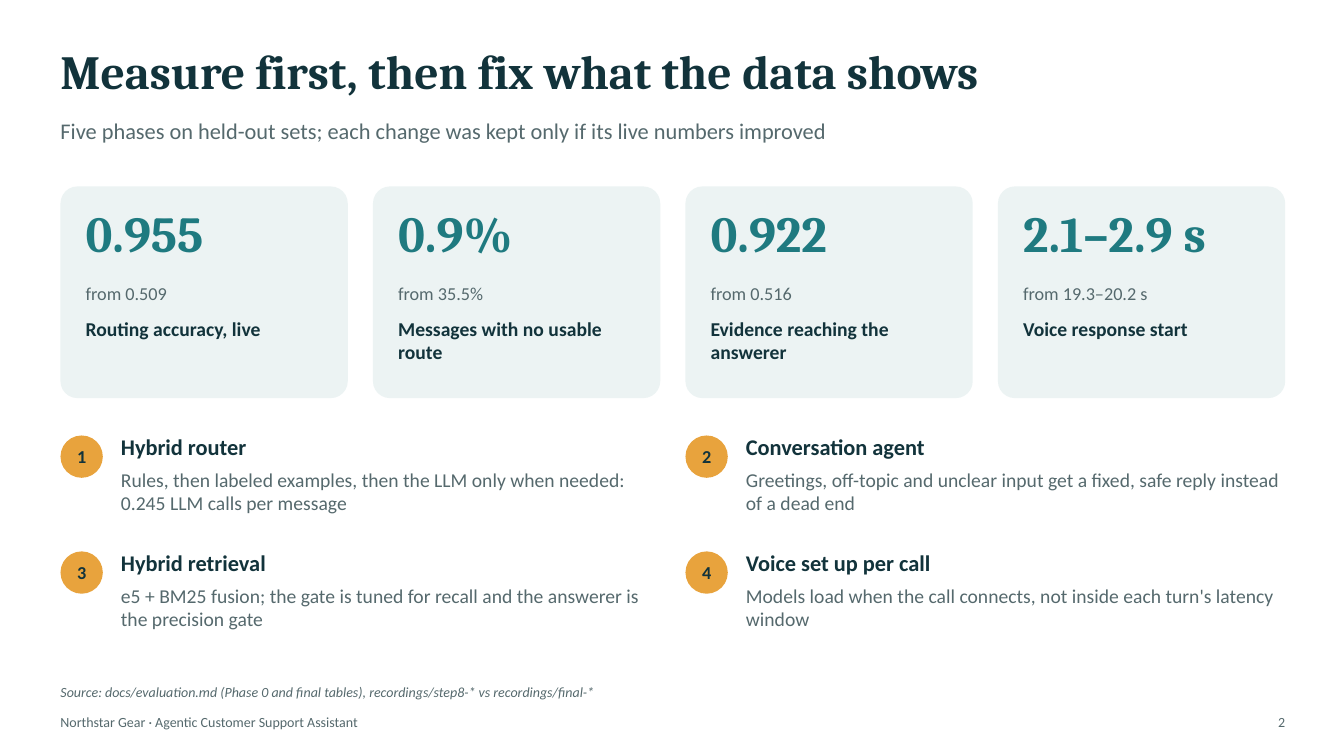
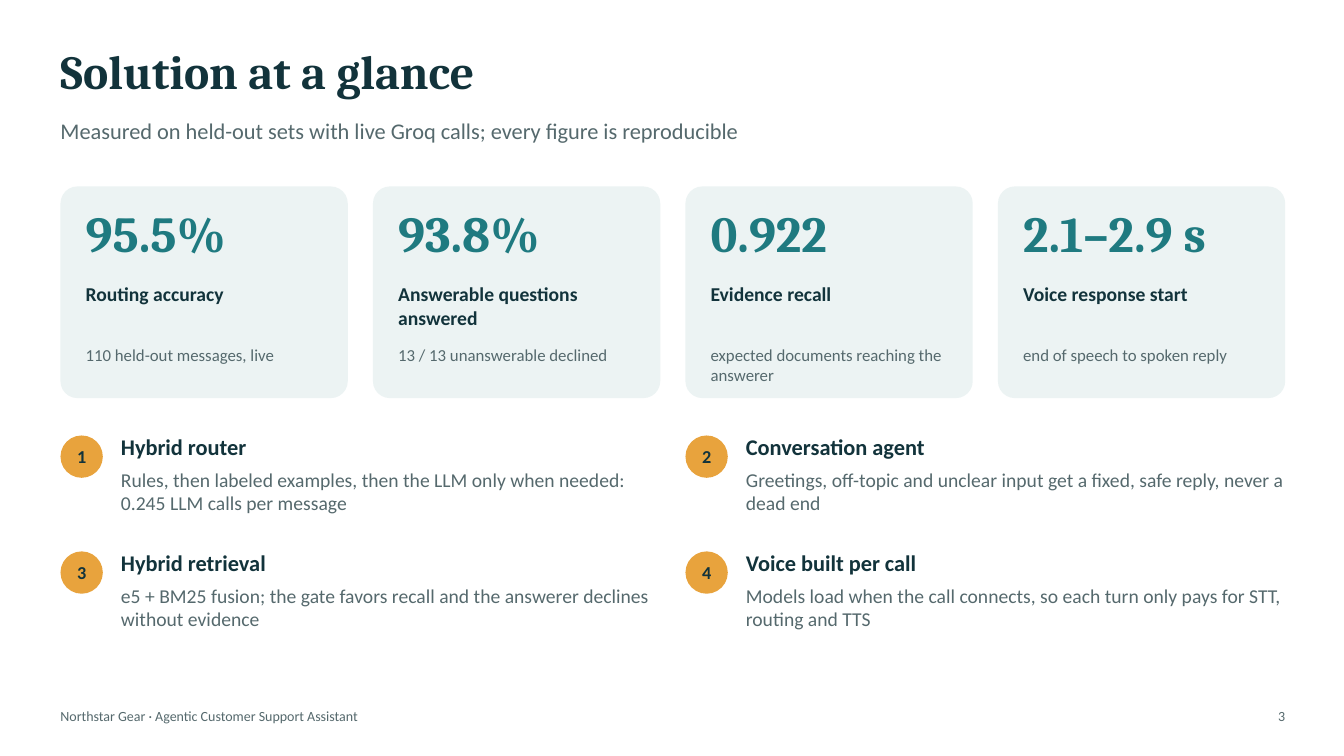
Before and after one commit to amit253/Agentic-Customer-Support-Assistant, a slide deck: slide 3 of presentation/agentic-customer-support.pptx (slide 2 before the commit). Drawn at 1344x756 pixels with LibreOffice and Linux fonts; fonts in the diff are those of the drawing. Boxes give left, top, right and bottom in pixels: in the first picture for what was removed or moved away, otherwise in the second. Text is boxed around its words. In the diff, an @@ line names an element or a change of style, - is before the commit and + after.

```diff
--- a/presentation/agentic-customer-support.pptx
+++ b/presentation/agentic-customer-support.pptx
@@ text at box(60, 56, 474, 100): text changed @@
-Measure first, then fix what the data shows
+Solution at a glance
@@ text at box(60, 123, 737, 143): text changed @@
-Five phases on held-out sets; each change was kept only if its live numbers improved
+Measured on held-out sets with live Groq calls; every figure is reproducible
@@ text at box(86, 217, 226, 254): text changed @@
-0.955
+95.5%
@@ text at box(398, 217, 539, 254): text changed @@
-0.9%
+93.8%
@@ text at box(86, 287, 223, 305): text changed @@
-Routing accuracy, live
+Routing accuracy
@@ text removed at box(86, 287, 166, 300) @@
-from 0.509
@@ text at box(398, 287, 578, 325): text changed; size 13 to 14 pt; text colour #55696D to #12333B; bold on @@
-from 35.5%
+Answerable questions answered
@@ text at box(711, 287, 831, 301): text changed; size 13 to 14 pt; text colour #55696D to #12333B; bold on @@
-from 0.516
+Evidence recall
@@ text "Voice response start": place and size @@
-text "Voice response start" at box(1023, 322, 1188, 339)
+text "Voice response start" at box(1023, 287, 1188, 304)
@@ text removed at box(1023, 287, 1147, 300) @@
-from 19.3–20.2 s
@@ text added at box(86, 349, 273, 364), 12 pt, text #55696D @@
+110 held-out messages, live
@@ text at box(398, 349, 607, 361): text changed; size 14 to 12 pt; text colour #12333B to #55696D; bold off @@
-Messages with no usable route
+13 / 13 unanswerable declined
@@ text at box(711, 349, 942, 381): text changed; size 14 to 12 pt; text colour #12333B to #55696D; bold off @@
-Evidence reaching the answerer
+expected documents reaching the answerer
@@ text added at box(1023, 349, 1227, 364), 12 pt, text #55696D @@
+end of speech to spoken reply
@@ text at box(746, 473, 1283, 510): text changed @@
-Greetings, off-topic and unclear input get a fixed, safe reply instead of a dead end
+Greetings, off-topic and unclear input get a fixed, safe reply, never a dead end
@@ text at box(746, 555, 916, 575): text changed @@
-Voice set up per call
+Voice built per call
@@ text at box(121, 589, 648, 626): text changed @@
-e5 + BM25 fusion; the gate is tuned for recall and the answerer is the precision gate
+e5 + BM25 fusion; the gate favors recall and the answerer declines without evidence
@@ text at box(746, 589, 1280, 630): text changed @@
-Models load when the call connects, not inside each turn's latency window
+Models load when the call connects, so each turn only pays for STT, routing and TTS
@@ text removed at box(60, 687, 594, 700) @@
-Source: docs/evaluation.md (Phase 0 and final tables), recordings/step8-* vs recordings/final-*
@@ text "Northstar Gear · Agentic Customer ...": place and size @@
-text "Northstar Gear · Agentic Customer ..." at box(60, 717, 358, 730)
+text "Northstar Gear · Agentic Customer ..." at box(60, 711, 358, 724)
@@ text removed at box(1278, 718, 1285, 727) @@
-2
@@ text added at box(1278, 712, 1285, 721), 10 pt, text #55696D @@
+3
```
Also in this commit, not shown: 15 other slides changed, 2 slides added, 1 slide removed, 4 other files.
